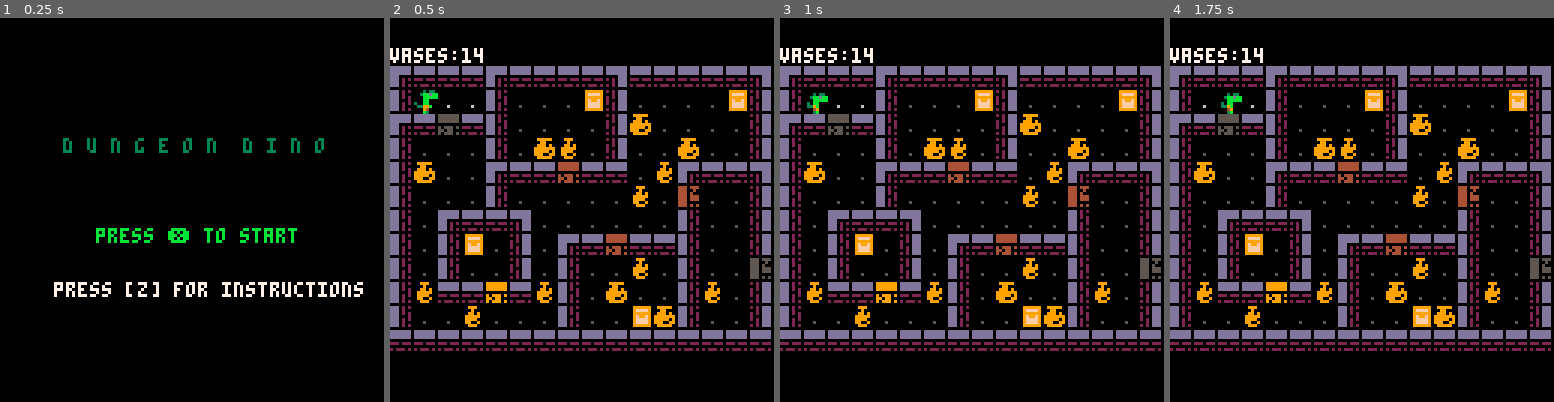
Above: before the commit, frames 1-4 (left to right).
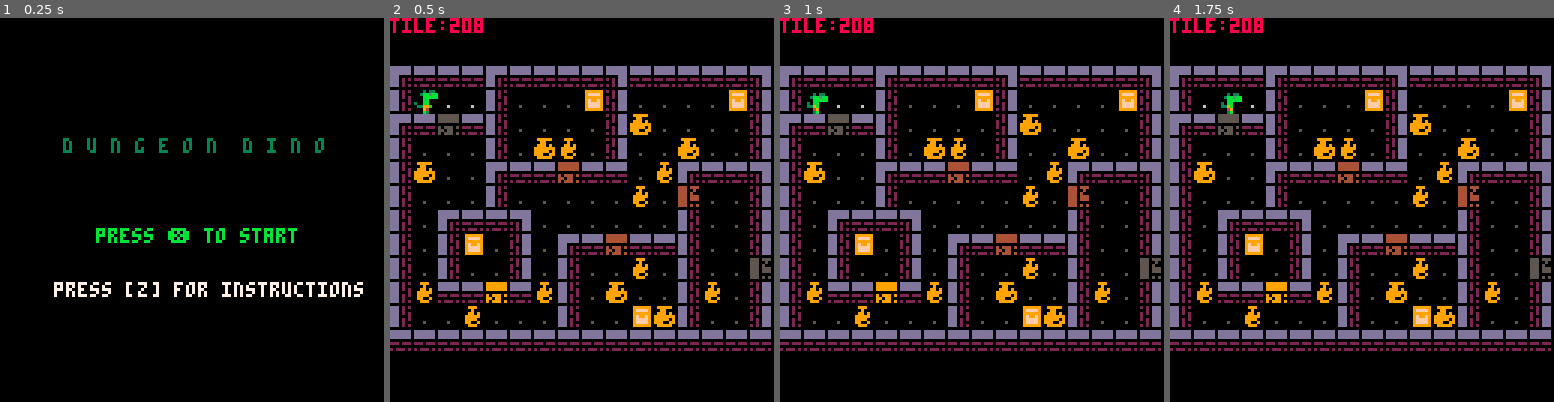
Above: after the commit, the same moments.

Repository: robotspacefish/dungeon_dino
Game: PICO-8 cartridge dungeon_dino.p8
Two runs of this game, one before a commit and one after it. Both use one fixed random seed, a clock stepped at 60 frames per second and the inputs below.
Inputs:
- Up to frame 1 (0.25 s): no input
- Up to frame 2 (0.5 s): tap X (X key) at 0.33 s
- Up to frame 3 (1 s): tap O (Z key) at 0.7 s
- Up to frame 4 (1.75 s): tap X (X key) at 1.07 s; hold Right from 1.6 s (still down); tap O (Z key) at 1.7 s

Frame 1 is identical in both runs. In frame 2, 0.9% of the frame differs, in the area x 0-25%, y 0-12%; in frame 3, 0.9%; in frame 4, 0.9%.

Commit message:
move debug prints to separate function

Diff:
--- a/dungeon_dino.p8
+++ b/dungeon_dino.p8
@@ -96,16 +96,7 @@
 		--todo uncomment
 		-- ui()
 
-		--debug
-		-- print("empty tiles:"..#current_room.empty_tiles,0,0,7)
-		print("vases:"..current_room.vases_left,0,10,7)
-		-- print("px:"..player.x..",py:"..player.y,70,0,7)
-		-- print("current room:"..current_room.number,35,10,7)
-		-- local x,y=0,0
-		-- for k,v in pairs(current_room.empty_tiles[20]) do
-		-- 		print("k:"..k.."v:"..v,x,y,7)
-		-- 		y+=10
-		-- end
+		display_debug()
 end
 
 function draw_title()
@@ -409,7 +400,8 @@
 					end
 					local next_x,next_y=self.x+dx,self.y+dy
 					local next_tile=mget(next_x,next_y)
-					handle_item_collision(next_x,next_y,next_tile)
+					--todo uncomment
+					-- handle_item_collision(next_x,next_y,next_tile)
 				end
 			end
 			if current_room.gems_collected>0 and current_room.gems_collected==current_room.min_gems_needed then self.master_key=1 end
@@ -624,8 +616,18 @@
   if(flashcount > 50)flashcount=0
 end
 
-function display_debug(msg,x,y,c)
-		print(msg,x,y,c)
+function display_debug()
+	local t=mget(player.x,player.y)
+	print("tile:"..t,0,0,8)
+	-- print("empty tiles:"..#current_room.empty_tiles,0,0,7)
+	-- print("vases:"..current_room.vases_left,0,10,7)
+	-- print("px:"..player.x..",py:"..player.y,70,0,7)
+	-- print("current room:"..current_room.number,35,10,7)
+	-- local x,y=0,0
+	-- for k,v in pairs(current_room.empty_tiles[20]) do
+	-- 		print("k:"..k.."v:"..v,x,y,7)
+	-- 		y+=10
+	-- end
 end
 __gfx__
 00000000000303300003033000000000000000000000000000033000000000000003300000000000000000000000000000000000000000000000000000000000
